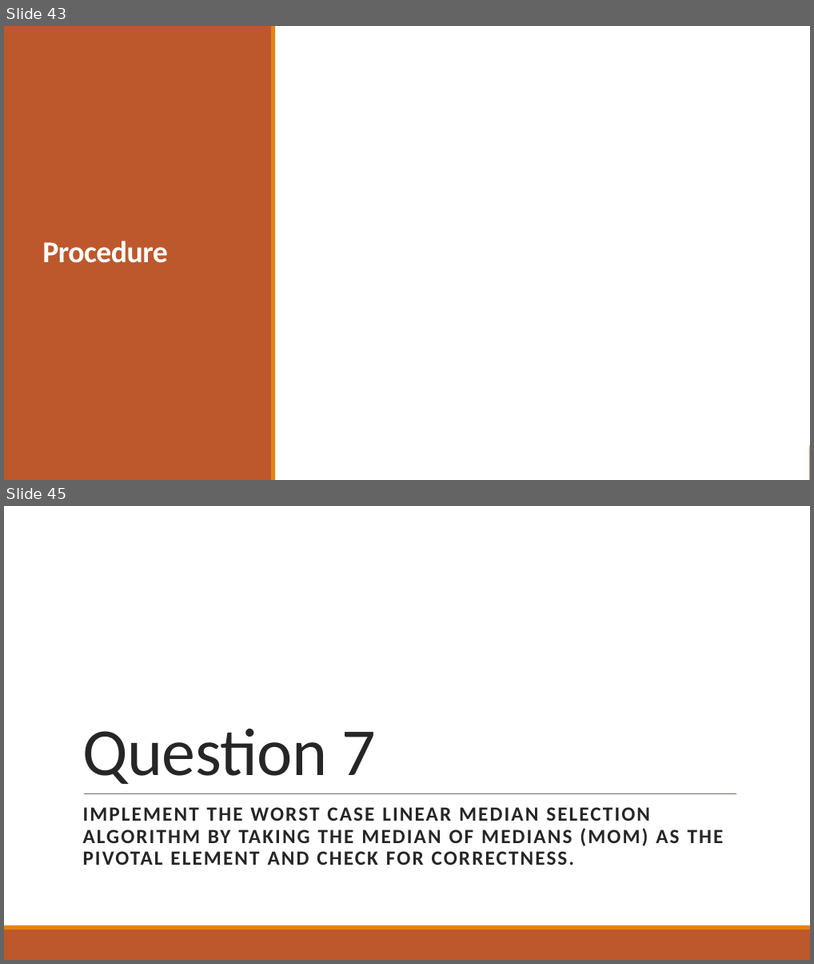
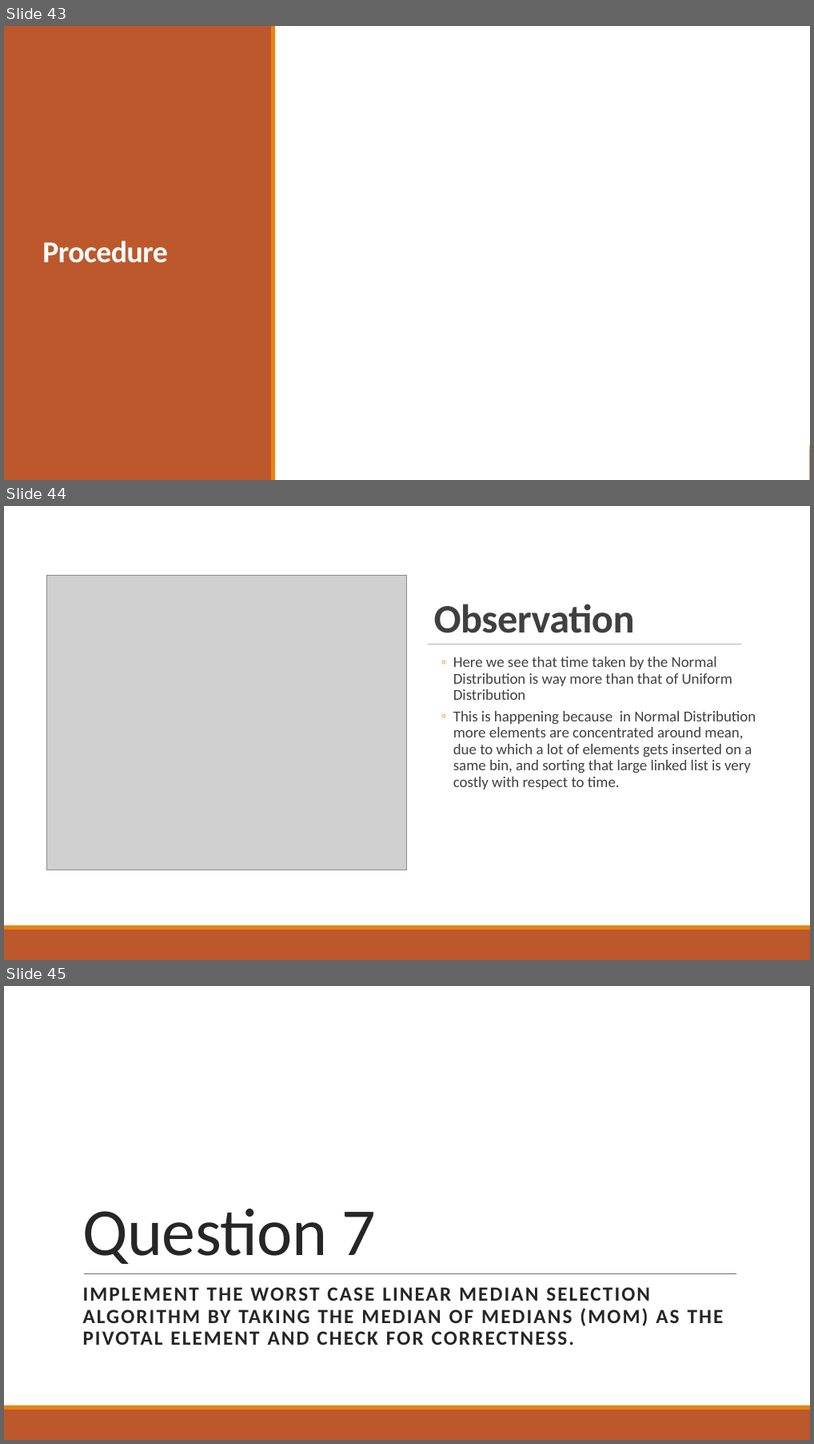
Before and after one commit to ayndp657/ALGORITHMLAB, a slide deck: Assignment 1/Assignment Presentation.pptx. Shown one above the other, each under a label of ours: slides 43 and 45 before the commit, slides 43, 44 and 45 after it; the slides between them are not shown. The pictures are 814x964 and 814x1444 pixels, drawn with LibreOffice and Linux fonts; fonts in the diff are those of the drawing; grey boxes stand for pictures; background and template pictures are left out. Boxes give left, top, right and bottom in pixels: in the first picture for what was removed or moved away, otherwise in the second. Text is boxed around its words. In the diff, an @@ line names an element or a change of style, - is before the commit and + after.

```diff
--- a/Assignment 1/Assignment Presentation.pptx
+++ b/Assignment 1/Assignment Presentation.pptx
@@ slide 44 added at (4, 506, 810, 960), background #FFFFFF @@
@@ rectangle added at (4, 506, 810, 925), fill #FFFFFF @@
@@ picture added at (46, 575, 407, 869) @@
@@ title added at (434, 604, 635, 633), 48 pt, text #404040, bold @@
+Observation
@@ line added from (428, 644) to (742, 644), #808080 0.5 pt @@
@@ text added at (454, 656, 757, 789), 18 pt, text #404040 @@
+  ◦ Here we see that time taken by the Normal Distribution is way more than that of Uniform Distribution
+  ◦ This is happening because in Normal Distribution more elements are concentrated around mean, due to which a lot of elements gets inserted on a same bin, and sorting that large linked list is very costly with respect to time.
@@ rectangle added at (4, 925, 810, 929), fill #E48312 @@
@@ rectangle added at (4, 929, 810, 960), fill #BD582C @@
```
Also in this commit, not shown: 1 slide removed, 5 other files.
